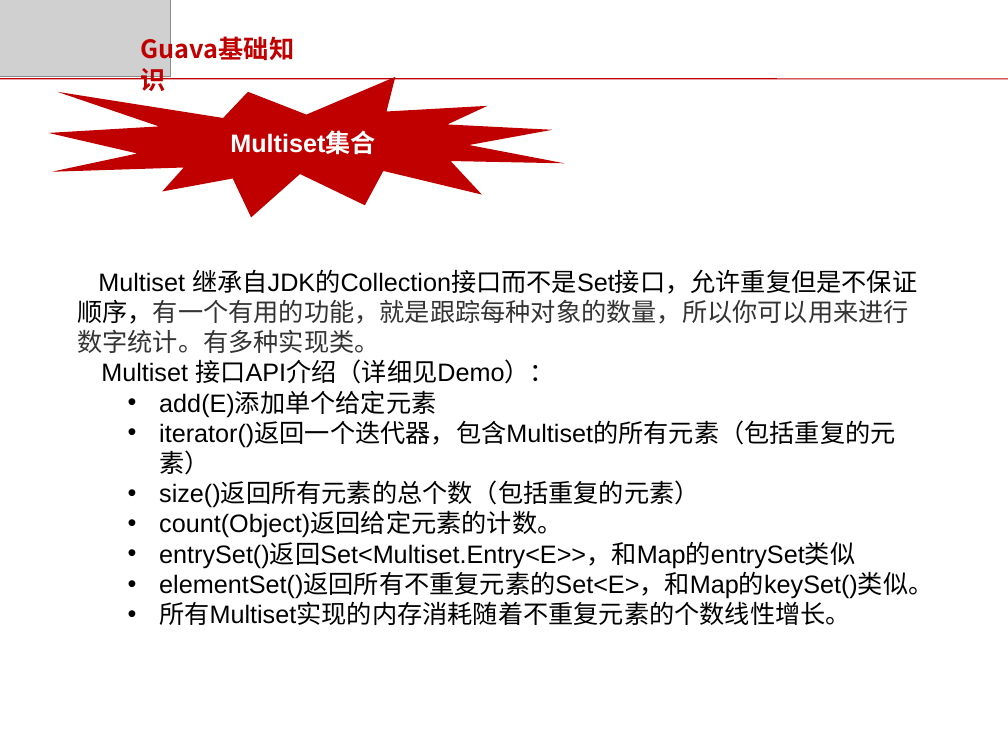
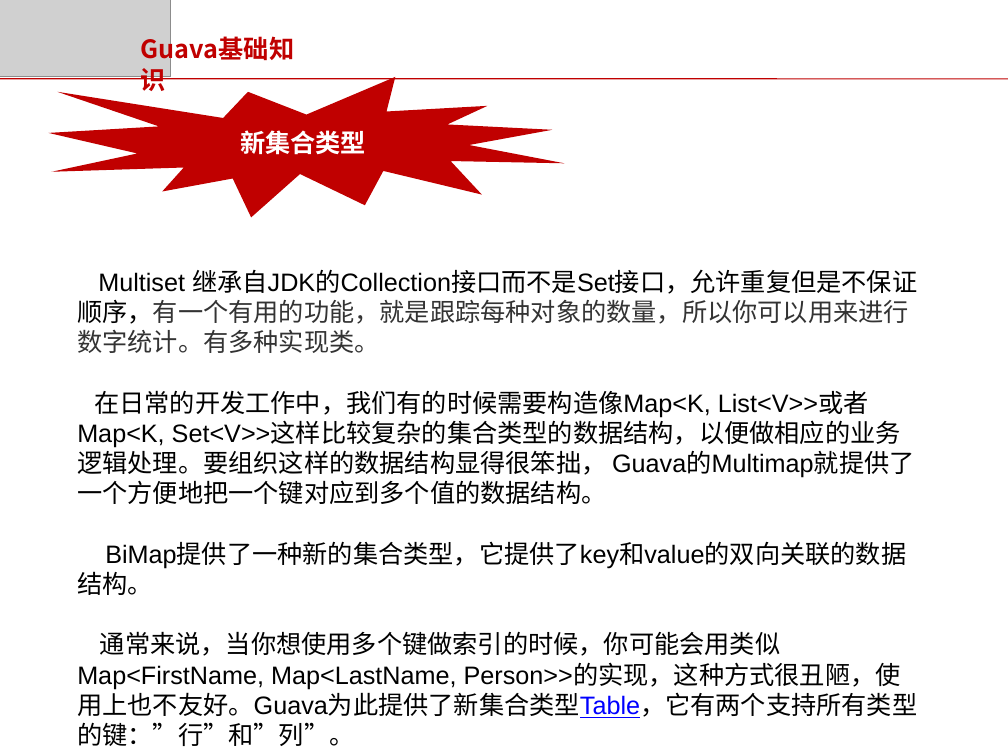
Before and after one commit to wychenlong/java, a slide deck: slide 12 of Java集合基础框架.pptx. Drawn at 1008x756 pixels with LibreOffice and Linux fonts; fonts in the diff are those of the drawing; grey boxes stand for pictures; background and template pictures are left out. Boxes give left, top, right and bottom in pixels: in the first picture for what was removed or moved away, otherwise in the second. Text is boxed around its words. In the diff, an @@ line names an element or a change of style, - is before the commit and + after.

```diff
--- a/Java集合基础框架.pptx
+++ b/Java集合基础框架.pptx
@@ text in irregular seal at (240, 130, 366, 155): text changed @@
-Multiset集合
+新集合类型
@@ text at (77, 390, 917, 746): text changed @@
-Multiset 接口API介绍（详细见Demo）：
-  • add(E)添加单个给定元素
-  • iterator()返回一个迭代器，包含Multiset的所有元素（包括重复的元素）
-  • size()返回所有元素的总个数（包括重复的元素）
-  • count(Object)返回给定元素的计数。
-  • entrySet()返回Set<Multiset.Entry<E>>，和Map的entrySet类似
-  • elementSet()返回所有不重复元素的Set<E>，和Map的keySet()类似。
-  • 所有Multiset实现的内存消耗随着不重复元素的个数线性增长。
+在日常的开发工作中，我们有的时候需要构造像Map<K, List<V>>或者Map<K, Set<V>>这样比较复杂的集合类型的数据结构，以便做相应的业务逻辑处理。要组织这样的数据结构显得很笨拙， Guava的Multimap就提供了一个方便地把一个键对应到多个值的数据结构。
+BiMap提供了一种新的集合类型，它提供了key和value的双向关联的数据结构。
+通常来说，当你想使用多个键做索引的时候，你可能会用类似Map<FirstName, Map<LastName, Person>>的实现，这种方式很丑陋，使用上也不友好。Guava为此提供了新集合类型Table，它有两个支持所有类型的键：”行”和”列”。
```
Also in this commit, not shown: 1 slide removed, 1 other file.
